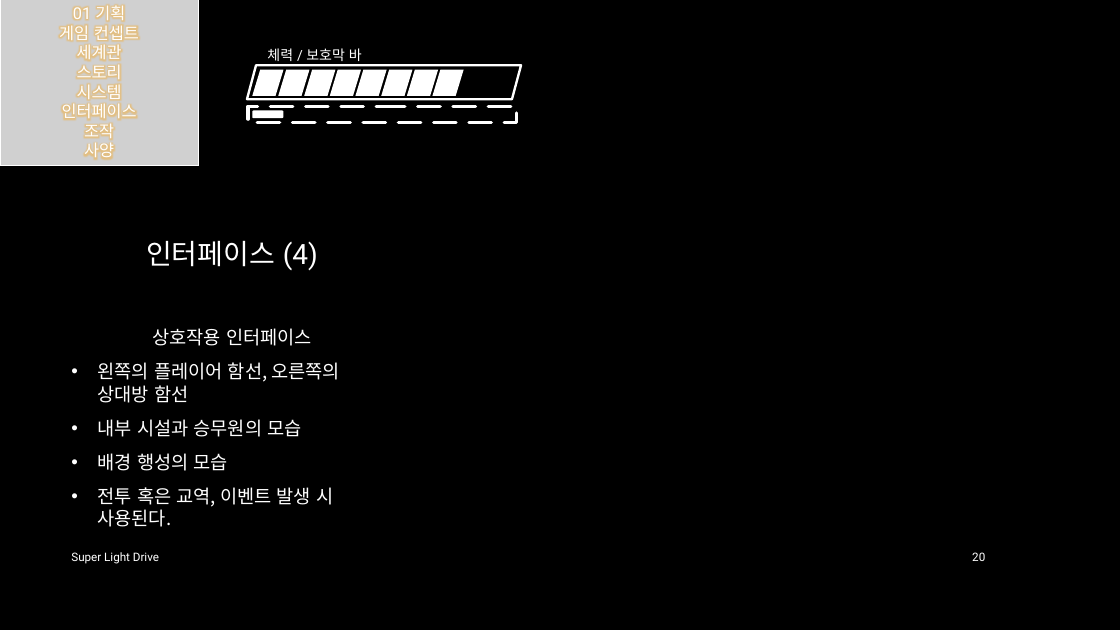
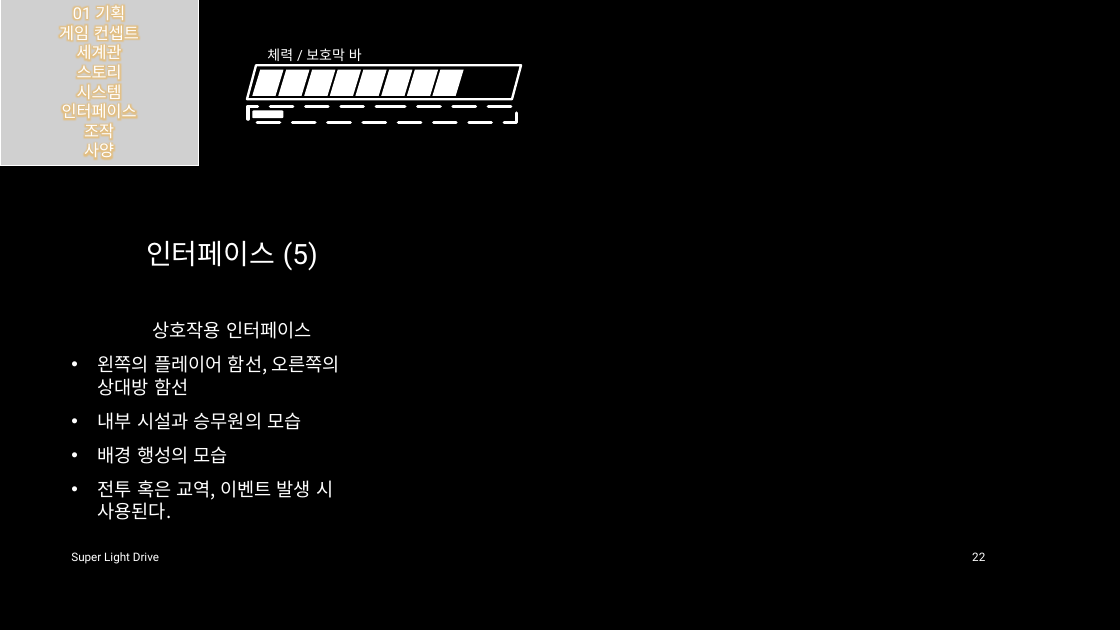
Before and after one commit to iconstudio/2017-Platformer, a slide deck: slide 22 of slides/SuperLightDrive_20171228.pptx (slide 20 before the commit). Drawn at 1120x630 pixels with LibreOffice and Linux fonts; fonts in the diff are those of the drawing; grey boxes stand for pictures; background and template pictures are left out. Boxes give left, top, right and bottom in pixels: in the first picture for what was removed or moved away, otherwise in the second. Text is boxed around its words. In the diff, an @@ line names an element or a change of style, - is before the commit and + after.

```diff
--- a/slides/SuperLightDrive_20171228.pptx
+++ b/slides/SuperLightDrive_20171228.pptx
@@ title at [146,240,318,270]: text changed @@
-인터페이스 (4)
+인터페이스 (5)
@@ text "상호작용 인터페이스" at [98,321,340,520]: vertical alignment middle to top @@
@@ page number at [972,552,985,561]: text changed @@
-20
+22
```
Also in this commit, not shown: 19 other slides changed, 5 slides added.
